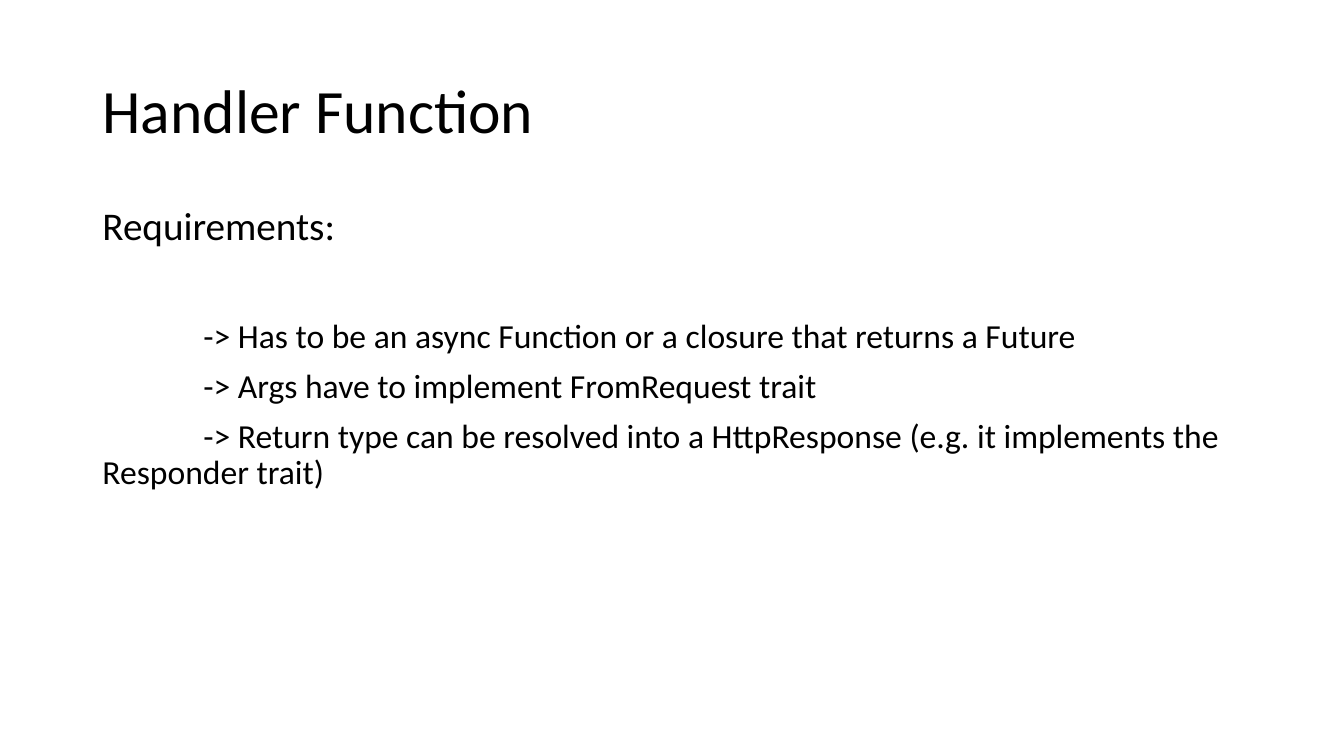
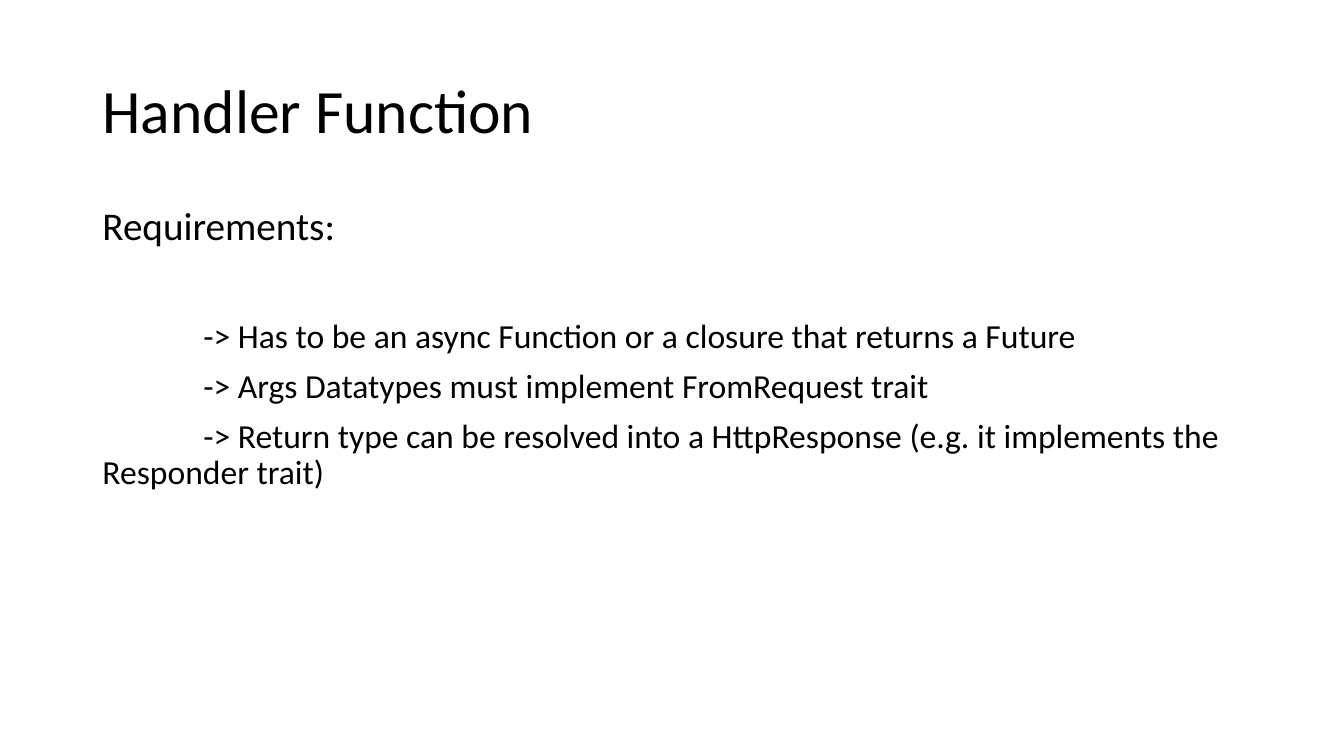
Before and after one commit to floscodes/actix_talk, a slide deck: slide 7 of Pres.pptx. Drawn at 1344x756 pixels with LibreOffice and Linux fonts; fonts in the diff are those of the drawing. Boxes give left, top, right and bottom in pixels: in the first picture for what was removed or moved away, otherwise in the second. Text is boxed around its words. In the diff, an @@ line names an element or a change of style, - is before the commit and + after.

```diff
--- a/Pres.pptx
+++ b/Pres.pptx
@@ text at (238,374,928,404): text changed @@
--> Args have to implement FromRequest trait
+-> Args Datatypes must implement FromRequest trait
```
Also in this commit, not shown: 3 slides added, 3 other files.
